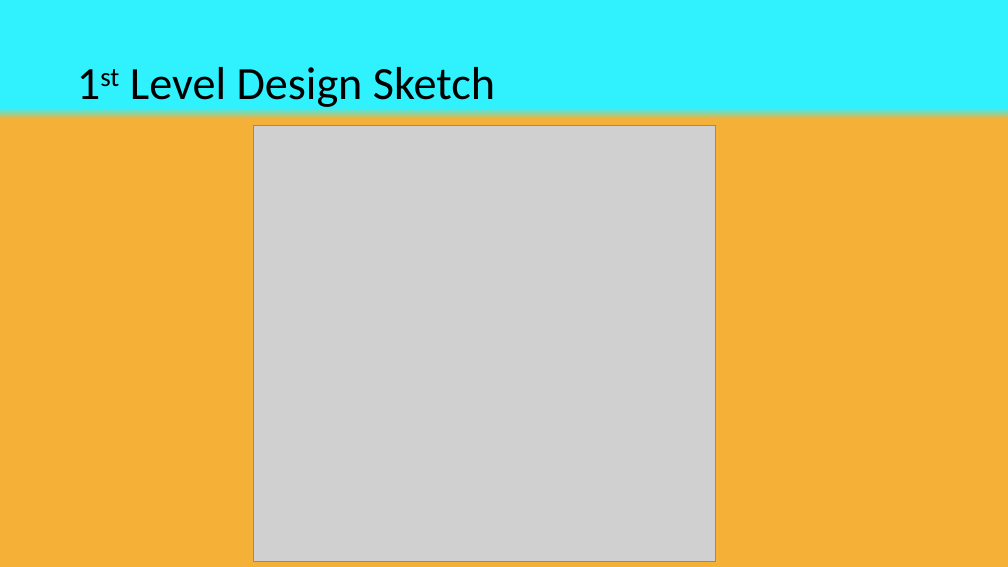
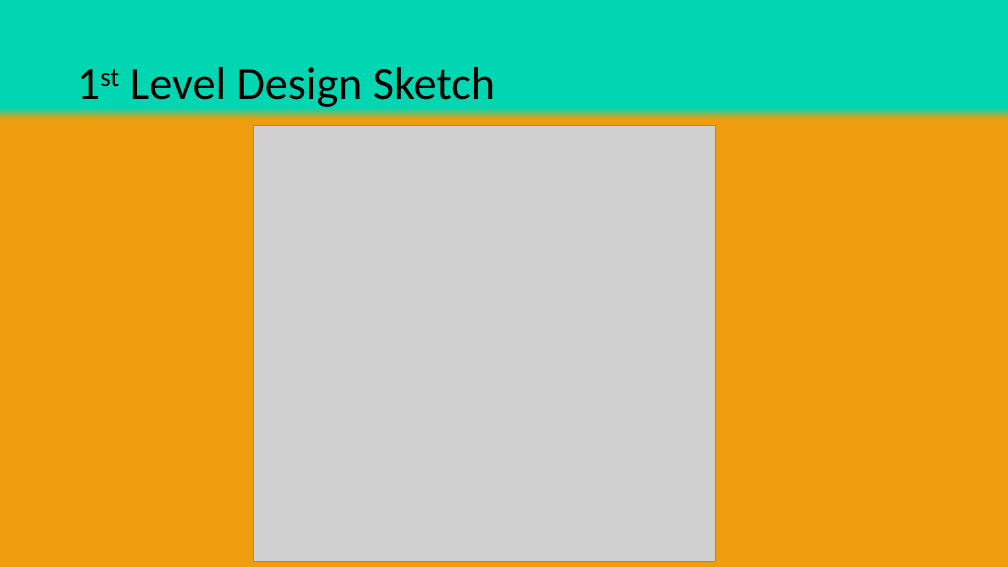
Before and after one commit to LuxRegem/Project_Clash-of-Cosplayers, a slide deck: slide 28 of Shared Documentation/Luke's Documents/Clash of Cos - Visual Pitch.pptx (slide 27 before the commit). Drawn at 1008x567 pixels with LibreOffice and Linux fonts; fonts in the diff are those of the drawing; grey boxes stand for pictures. Boxes give left, top, right and bottom in pixels: in the first picture for what was removed or moved away, otherwise in the second. Text is boxed around its words. In the diff, an @@ line names an element or a change of style, - is before the commit and + after.

```diff
--- a/Shared Documentation/Luke's Documents/Clash of Cos - Visual Pitch.pptx
+++ b/Shared Documentation/Luke's Documents/Clash of Cos - Visual Pitch.pptx
@@ background gradient #30F2FF to #F5B038 to gradient #00D6B2 to #EE9D0C @@
```
Also in this commit, not shown: 26 other slides changed, 1 slide added, 1 other file.
